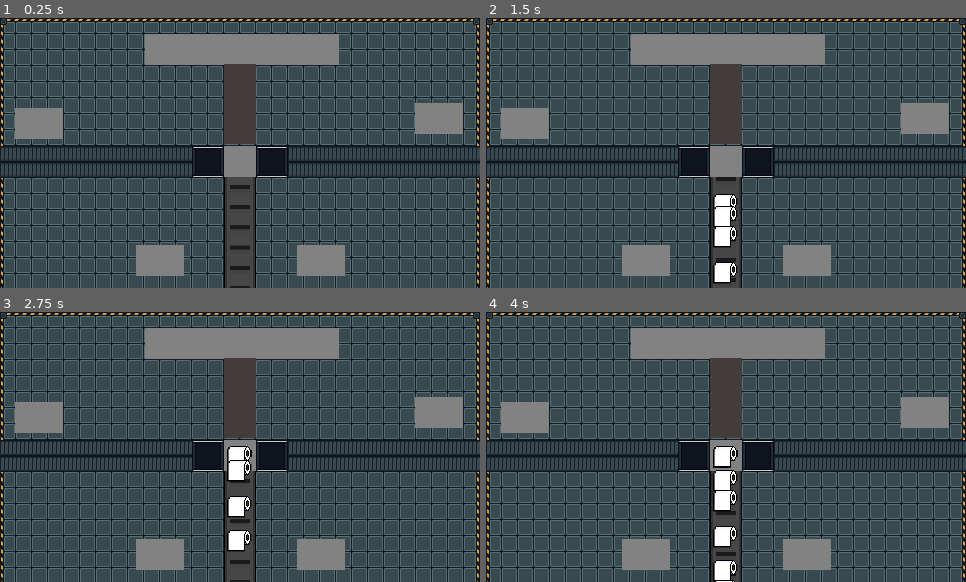
Above: before the commit, frames 1-4 (two rows, left to right).
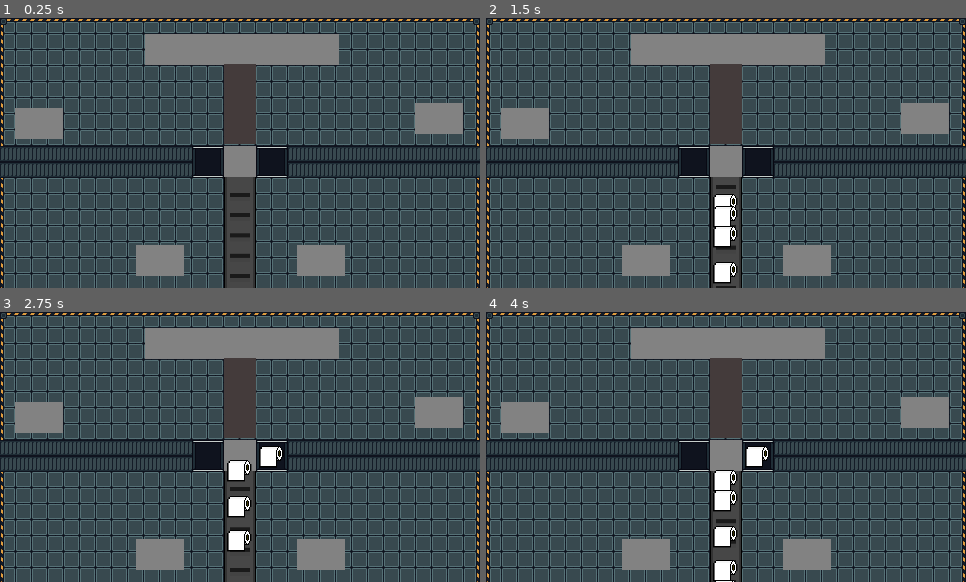
Above: after the commit, the same moments.

Repository: victordev018/Recycling-Mat
Game: Godot game, scene res://Scenes/MainLevel.tscn
Same seed, same stepped clock (60 frames per second), same inputs: the game is played once before the commit and once after it.
Inputs:
- Up to frame 1 (0.25 s): no input
- Up to frame 2 (1.5 s): tap Enter (ui_accept) at 0.5, 0.6, 0.77, 1.07, 1.35 s; hold Right (ui_right) 0.53-1.28 s; hold Left (ui_left) from 1.28 s (still down)
- Up to frame 3 (2.75 s): tap Enter (ui_accept) at 1.52, 1.82, 2.1 s; release Left (ui_left) at 2.03 s; hold Right (ui_right) from 2.03 s (still down)
- Up to frame 4 (4 s): tap Enter (ui_accept) at 2.85, 3.02, 3.32, 3.6, 3.77 s; release Right (ui_right) at 3.53 s; hold Left (ui_left) from 3.53 s (still down)

The runs differ from the first frame. In frame 1, 0.6% of the frame differs, in the area x 47-53%, y 61-100%; in frame 2, 0.3%; in frame 3, 1.0%, in the area x 47-59%, y 49-100%; in frame 4, 0.9%.

Commit message:
feat: adicionada funções para movimentar o residuo

Diff:
--- a/Autoload/Global.gd
+++ b/Autoload/Global.gd
@@ -1,5 +1,7 @@
 extends Node
 
+## Referência ao levelNode:
+var levelNode = null;
 
 func _ready():
 	OS.window_size = Vector2(960, 540)
--- a/Scenes/MainLevel.tscn
+++ b/Scenes/MainLevel.tscn
@@ -1,8 +1,9 @@
-[gd_scene load_steps=21 format=2]
+[gd_scene load_steps=22 format=2]
 
 [ext_resource path="res://Tile Map/spritesheet.png" type="Texture" id=1]
 [ext_resource path="res://Assets-MNR/Esteira.png" type="Texture" id=2]
 [ext_resource path="res://Scenes/Game.tscn" type="PackedScene" id=3]
+[ext_resource path="res://Scripts/mainLevel.gd" type="Script" id=4]
 
 [sub_resource type="ConvexPolygonShape2D" id=2]
 points = PoolVector2Array( 0, 0, 0, 0, 0, 0 )
@@ -343,6 +344,7 @@
 extents = Vector2( 128, 208 )
 
 [node name="MainLevel" type="Node2D"]
+script = ExtResource( 4 )
 __meta__ = {
 "_edit_horizontal_guides_": [ 288.0 ],
 "_edit_vertical_guides_": [ 480.0 ]
@@ -360,6 +362,7 @@
 position = Vector2( 240, 223.5 )
 scale = Vector2( 0.125, 0.310096 )
 frames = SubResource( 17 )
+frame = 3
 speed_scale = 2.0
 playing = true
 
--- a/Scenes/Residue.tscn
+++ b/Scenes/Residue.tscn
@@ -15,3 +15,9 @@
 
 [node name="CollisionShape" type="CollisionShape2D" parent="."]
 shape = SubResource( 1 )
+
+[node name="Timer" type="Timer" parent="."]
+wait_time = 0.6
+one_shot = true
+
+[connection signal="timeout" from="Timer" to="." method="_on_Timer_timeout"]
--- a/Scripts/Game.gd
+++ b/Scripts/Game.gd
@@ -11,6 +11,11 @@
 	var _residue = residueScene.instance();
 	levelNode.add_child(_residue);
 	_residue.global_position = Vector2(get_viewport().size.x / 2, get_viewport().size.y + 32);
+	if Input.is_action_just_pressed("ui_right"):
+		_residue.global_position = Vector2(get_viewport().size.x + 32, get_viewport().size.y + 0);
+	elif Input.is_action_just_pressed("ui_left"):
+		_residue.global_position = Vector2(get_viewport().size.x - 32, get_viewport().size.y + 0);
+
 
 func _process(delta):
 	# instanciar residuos ao apertar tecla teste
--- a/Scripts/Residue.gd
+++ b/Scripts/Residue.gd
@@ -1,8 +1,65 @@
 extends Area2D
 
 var residueId : String = "";
+## variável que controla o poder se movimentar do resíduo
+var moveResudue:bool = false;
+## variável que permite que o residuo vá até a bandeja
+var moveResidueToTray: bool = false
+## referência ao timer
+onready var timer = get_node("Timer");
+## variável que verifica se o timer foi iniciado;
+var timerInit: bool = false
+
+var direction;
+
+func _ready():
+	moveResidueToTray = true;
 
 func _process(delta):
+	print(global_position)
+#	print(moveResidueToTray)
 	# mover para cima na esteira
-	var _speed = 2; # TODO: trocar pela variável correspondente a velocidade da esteira
-	global_position = global_position.move_toward(Vector2(240, 144), _speed);
+	if moveResidueToTray:
+		var _speed = 2; # TODO: trocar pela variável correspondente a velocidade da esteira
+		global_position = global_position.move_toward(Global.levelNode.trayPosition, _speed);
+
+	checkPosition()
+
+	if moveResudue:
+		residueMoviment(delta)
+
+## função para movimentar o residuo:
+func residueMoviment(delta) -> void:
+	direction = Input.get_axis("ui_left", "ui_right");
+	var _speed: float = 32;
+
+	if direction != 0:
+		if direction > 0:
+			global_position.x = global_position.x + 32;
+		elif direction < 0:
+			global_position.x = global_position.x - 32;
+
+## função para checar posiçoes:
+func checkPosition() -> void:
+	# verifica se o resíduo chegou na bandeija
+	if global_position == Global.levelNode.trayPosition:
+		moveResidueToTray = false;
+		moveResudue = true;
+	else:
+		moveResudue = false;
+
+	# verifica se o resíduo entrou no buraco da direita
+	if self.global_position == Global.levelNode.holeRightPos and !timerInit:
+		print("estou no buraco direito")
+		timer.start();
+		timerInit = true;
+
+	# verifica se o resíduo entrou no buraco da esquerda
+	if self.global_position == Global.levelNode.holeLeftPos and !timerInit:
+		print("estou no buraco esquerda")
+		timer.start();
+		timerInit = true;
+
+## quando o tempo do resíduo acabar
+func _on_Timer_timeout():
+	queue_free();
--- a/Scripts/Resíduos.gd
+++ /dev/null
@@ -1,14 +0,0 @@
-extends KinematicBody2D
-
-export var speed = 200
-var player = null
-
-func _ready():
-	# Aqui você pode encontrar o player se ele está na mesma cena.
-	player = get_tree().get_root().get_node("Path/To/Player") # Altere o caminho para o caminho correto do seu player
-
-func _physics_process(delta):
-	if player:
-		var direction = (player.position - position).normalized()
-		var velocity = direction * speed
-		move_and_slide(velocity)
--- /dev/null
+++ b/Scripts/mainLevel.gd
@@ -0,0 +1,9 @@
+extends Node2D
+
+## referênias a posições de bandeja, buraco da direita e esquerda respectivamente
+onready var trayPosition: Vector2 = Vector2(240, 144);
+onready var holeRightPos: Vector2 = Vector2(272, 144);
+onready var holeLeftPos: Vector2 = Vector2(208, 144);
+
+func _ready() -> void:
+	Global.levelNode = self;
